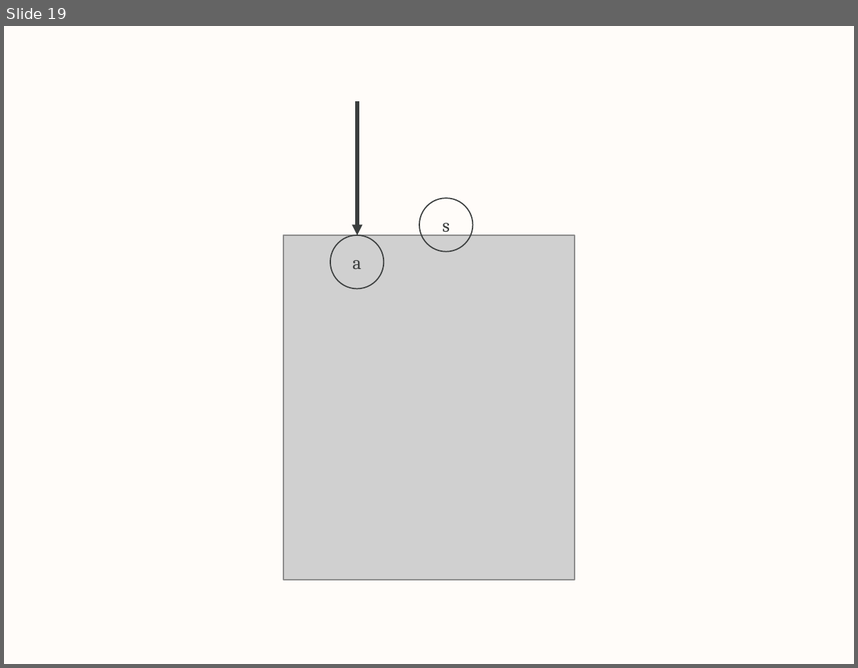
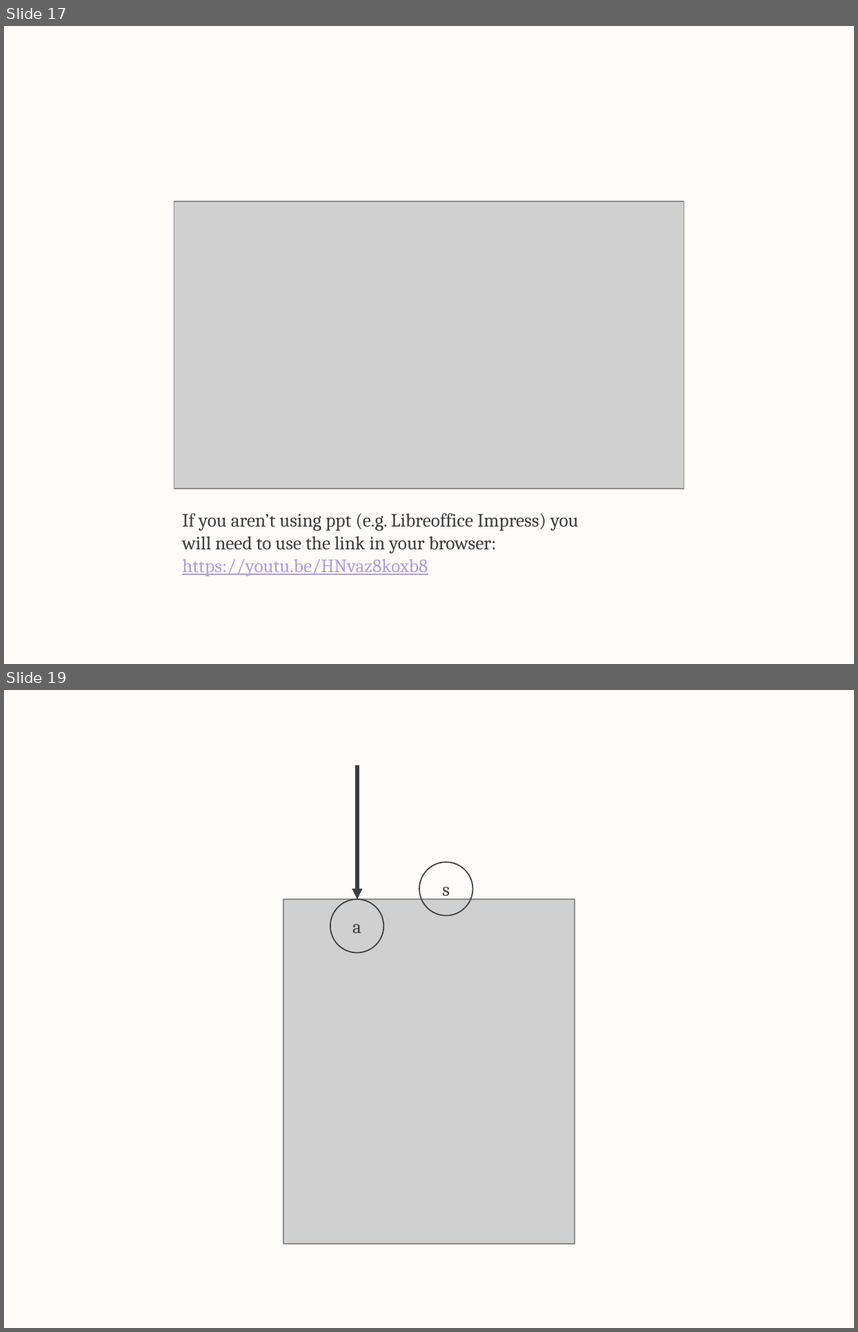
Before and after one commit to majorminors/evaccum-matlab, a slide deck: instructions/instructions - 1.pptx. Shown one above the other, each under a label of ours: slide 19 before the commit, slides 17 and 19 after it; the slides between them are not shown. The pictures are 858x668 and 858x1332 pixels, drawn with LibreOffice and Linux fonts; fonts in the diff are those of the drawing; grey boxes stand for pictures. Boxes give left, top, right and bottom in pixels: in the first picture for what was removed or moved away, otherwise in the second. Text is boxed around its words. In the diff, an @@ line names an element or a change of style, - is before the commit and + after.

```diff
--- a/instructions/instructions - 1.pptx
+++ b/instructions/instructions - 1.pptx
@@ slide 17 added at (4, 26, 854, 664), background #FFFCF9 @@
@@ picture added at (174, 201, 684, 488) @@
@@ text added at (182, 512, 579, 576), 16 pt, text #3B3E3E @@
+If you aren’t using ppt (e.g. Libreoffice Impress) you will need to use the link in your browser:
+https://youtu.be/HNvaz8koxb8
```
Also in this commit, not shown: 1 slide changed, 2 other slides added, 3 slides removed.
